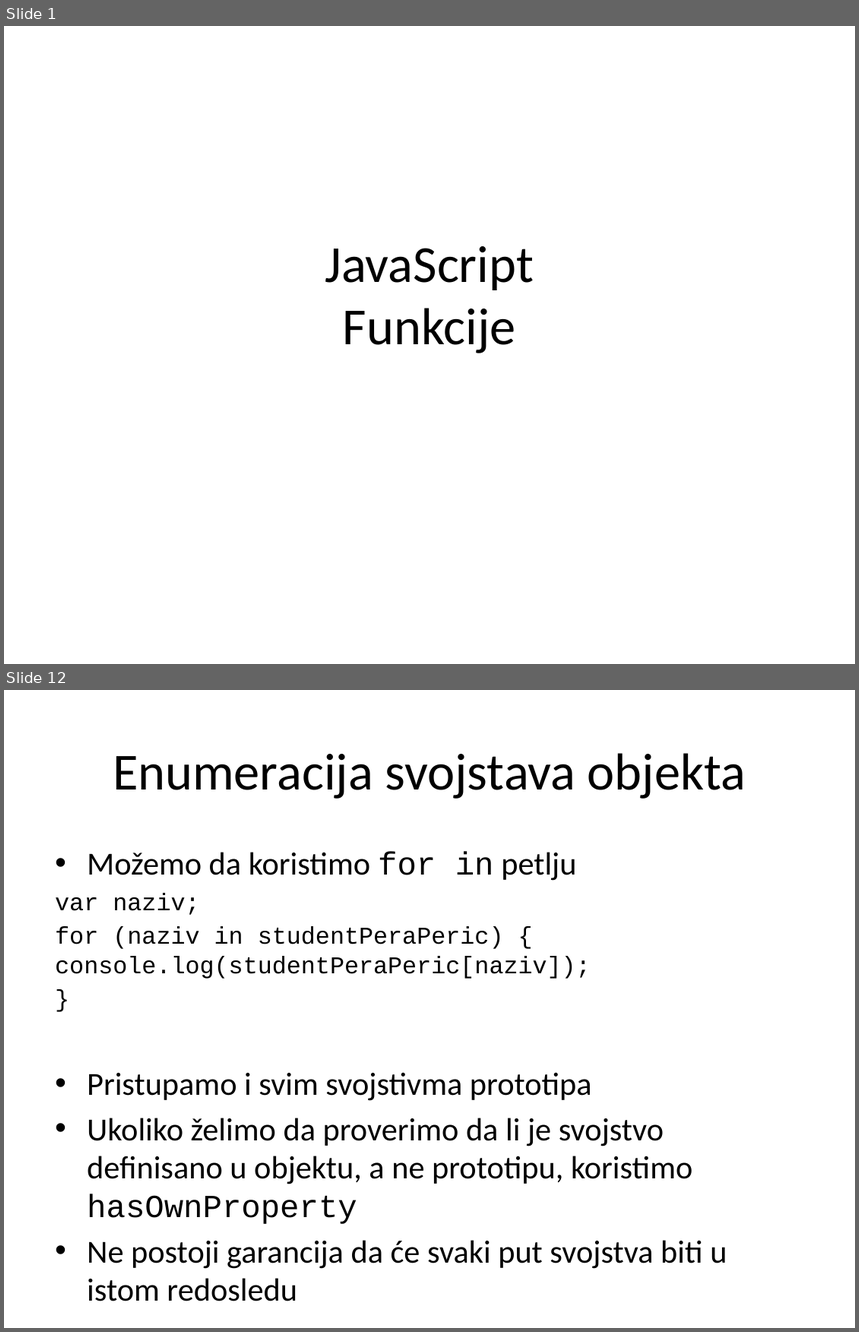
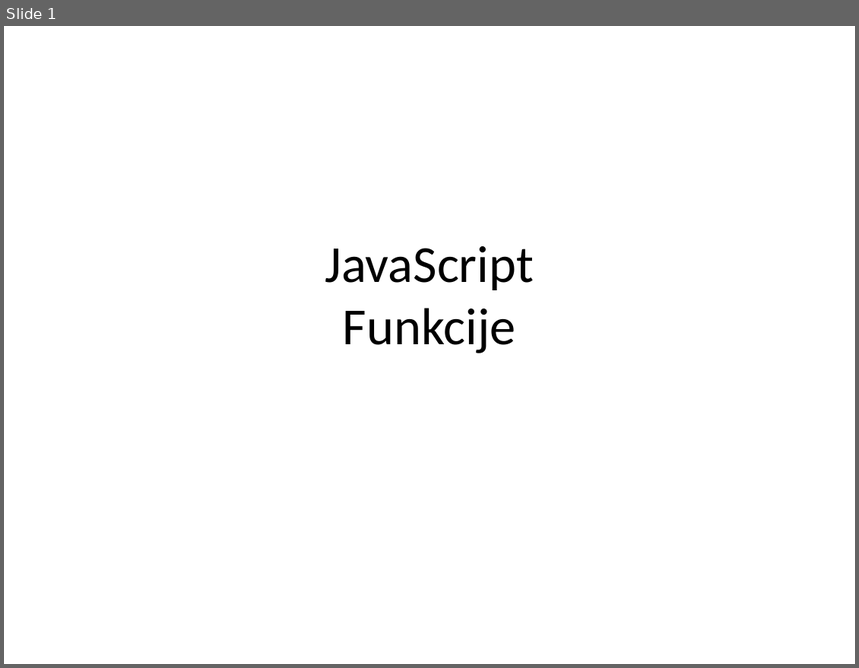
Before and after one commit to XWS2016/JavaScript, a slide deck: 02_Funkcije/JavaScript_02_Funkcije.pptx. Shown one above the other, each under a label of ours: slides 1 and 12 before the commit, slide 1 after it; the slides between them are not shown. The pictures are 859x1332 and 859x668 pixels, drawn with LibreOffice and Linux fonts; fonts in the diff are those of the drawing. Boxes give left, top, right and bottom in pixels: in the first picture for what was removed or moved away, otherwise in the second. Text is boxed around its words. In the diff, an @@ line names an element or a change of style, - is before the commit and + after.

```diff
--- a/02_Funkcije/JavaScript_02_Funkcije.pptx
+++ b/02_Funkcije/JavaScript_02_Funkcije.pptx
@@ slide 12 removed at [4, 690, 855, 1328], background #FFFFFF @@
@@ title removed at [113, 753, 746, 799] @@
-Enumeracija svojstava objekta
@@ text removed at [55, 852, 727, 1269] @@
-• Možemo da koristimo for in petlju
-var naziv;
-for (naziv in studentPeraPeric) { console.log(studentPeraPeric[naziv]);
-}
-• Pristupamo i svim svojstivma prototipa
-• Ukoliko želimo da proverimo da li je svojstvo definisano u objektu, a ne prototipu, koristimo hasOwnProperty
-• Ne postoji garancija da će svaki put svojstva biti u istom redosledu
```
Also in this commit, not shown: 2 slides changed, 31 slides added, 10 other slides removed, 13 other files.
